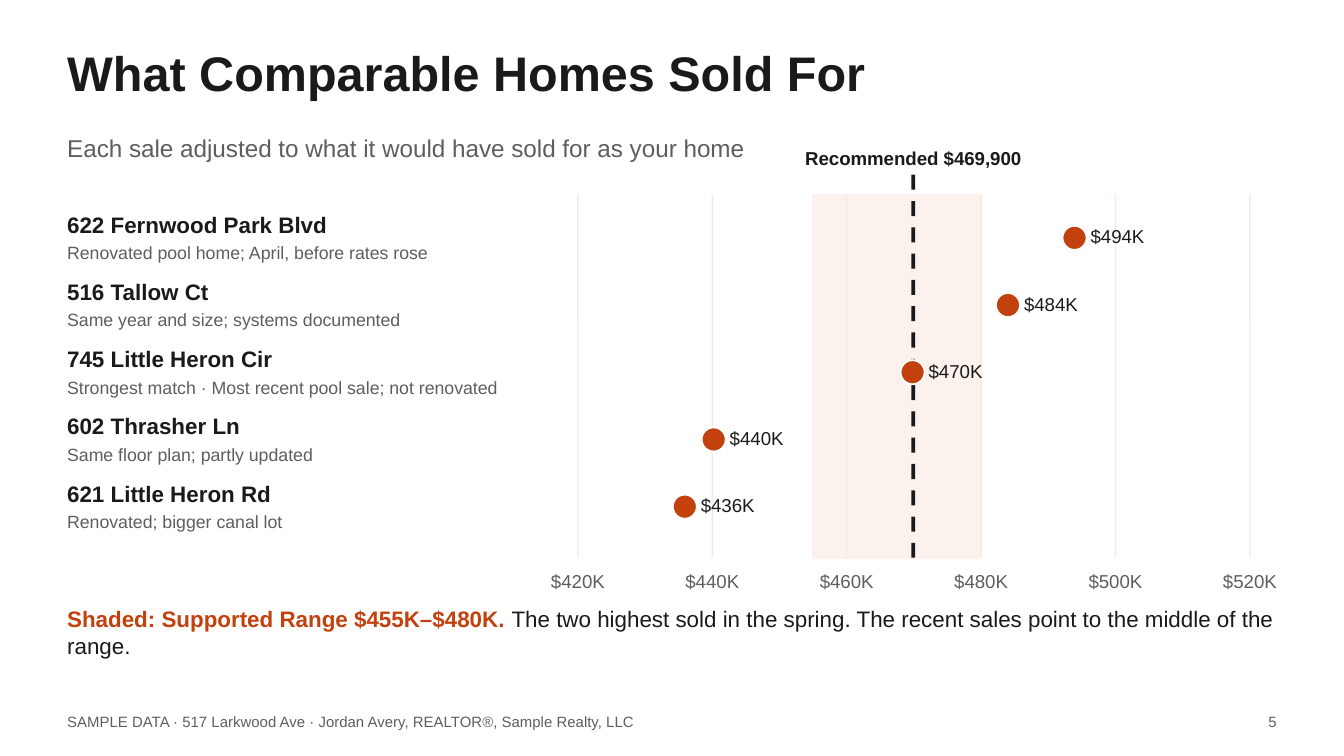
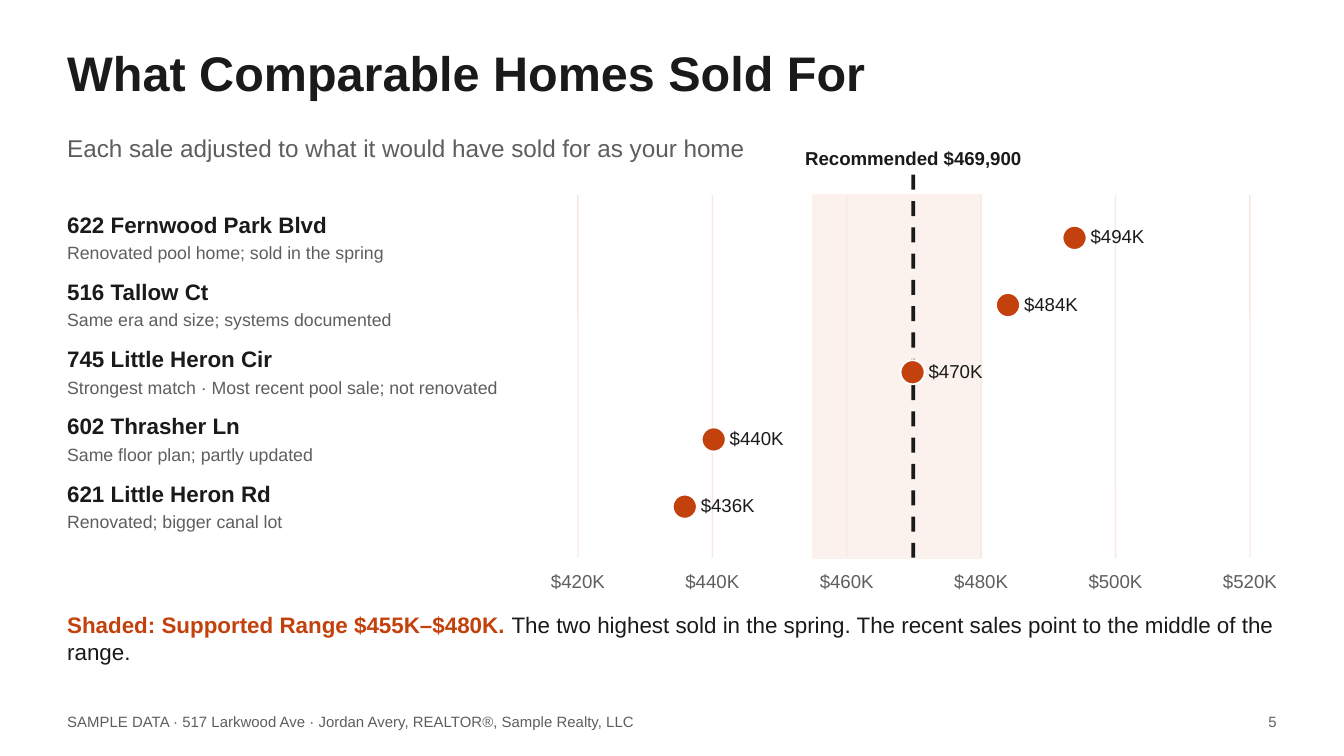
Before and after one commit to axelrivera/real-estate-skills, a slide deck: slide 5 of samples/seller-cma/517-Larkwood-Ave-Listing-Presentation.pptx. Drawn at 1344x756 pixels with LibreOffice and Linux fonts; fonts in the diff are those of the drawing. Boxes give left, top, right and bottom in pixels: in the first picture for what was removed or moved away, otherwise in the second. Text is boxed around its words. In the diff, an @@ line names an element or a change of style, - is before the commit and + after.

```diff
--- a/samples/seller-cma/517-Larkwood-Ave-Listing-Presentation.pptx
+++ b/samples/seller-cma/517-Larkwood-Ave-Listing-Presentation.pptx
@@ text at (67, 246, 383, 263): text changed @@
-Renovated pool home; April, before rates rose
+Renovated pool home; sold in the spring
@@ text at (67, 313, 391, 330): text changed @@
-Same year and size; systems documented
+Same era and size; systems documented
@@ text "Shaded: Supported Range $455K–$480K. The ...": place and size @@
-text "Shaded: Supported Range $455K–$480K. The ..." at (67, 610, 1273, 659)
+text "Shaded: Supported Range $455K–$480K. The ..." at (67, 616, 1273, 665)
```
Also in this commit, not shown: 13 other slides changed, 49 other files.
